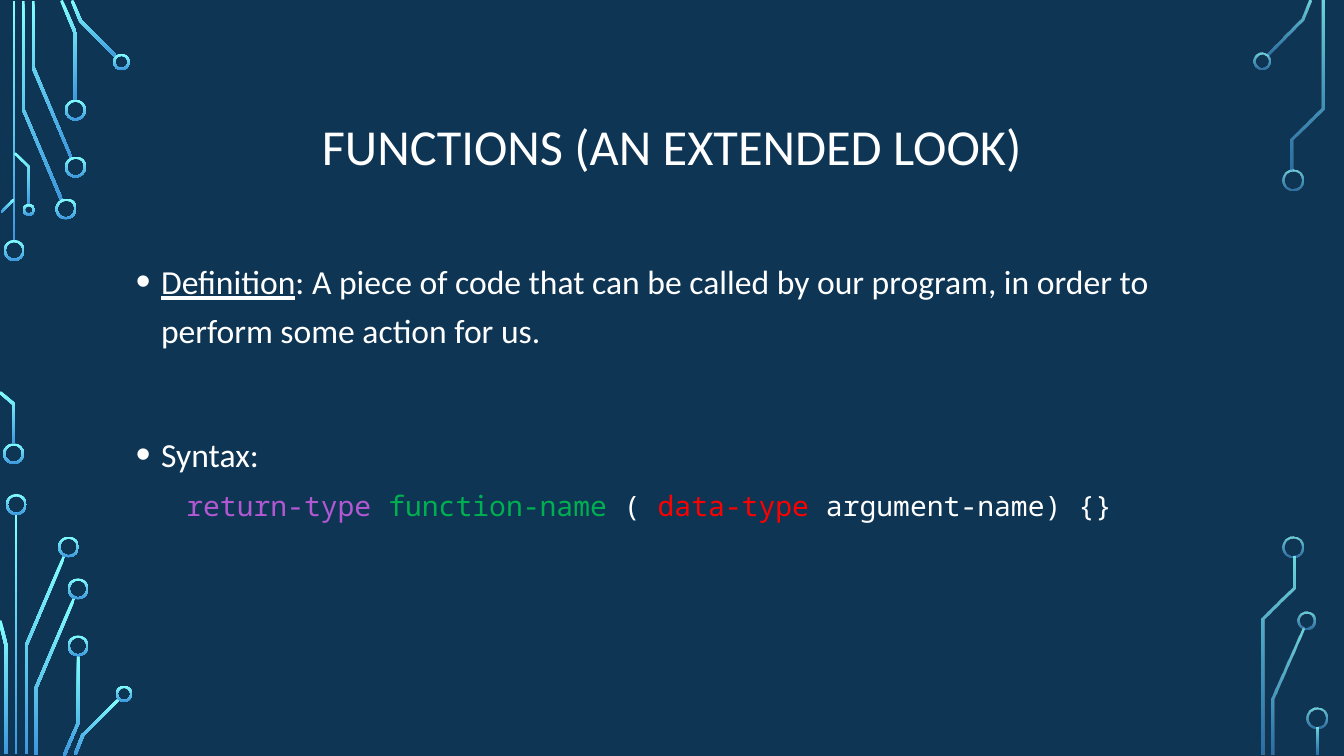
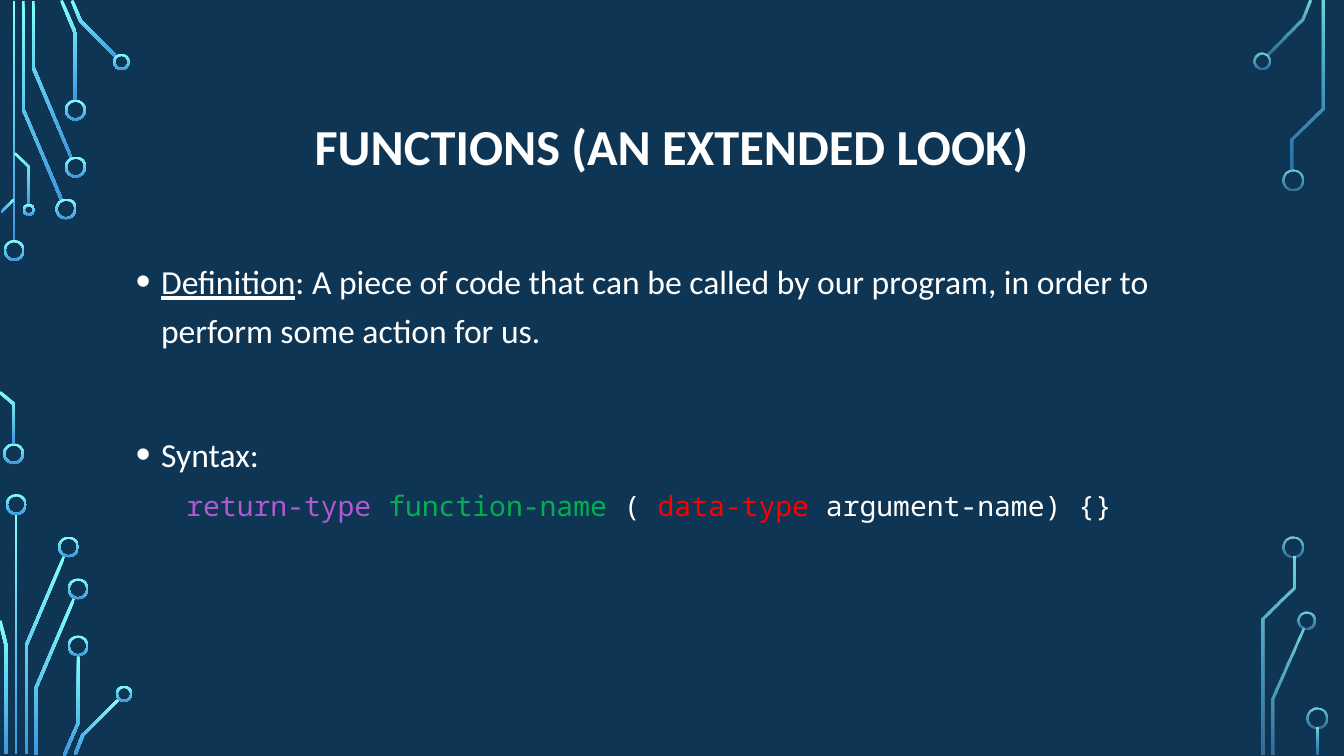
Before and after one commit to psypdt/ZIS_C-_Summer_Course_2019, a slide deck: slide 25 of Day_2/Day_2.pptx (slide 24 before the commit). Drawn at 1344x756 pixels with LibreOffice and Linux fonts; fonts in the diff are those of the drawing; background and template pictures are left out. Boxes give left, top, right and bottom in pixels: in the first picture for what was removed or moved away, otherwise in the second. Text is boxed around its words. In the diff, an @@ line names an element or a change of style, - is before the commit and + after.

```diff
--- a/Day_2/Day_2.pptx
+++ b/Day_2/Day_2.pptx
@@ title "FUNCTIONS (AN EXTENDED LOOK)" at bbox=[315, 127, 1029, 173]: bold on @@
```
Also in this commit, not shown: 13 other slides changed, 1 slide added.
